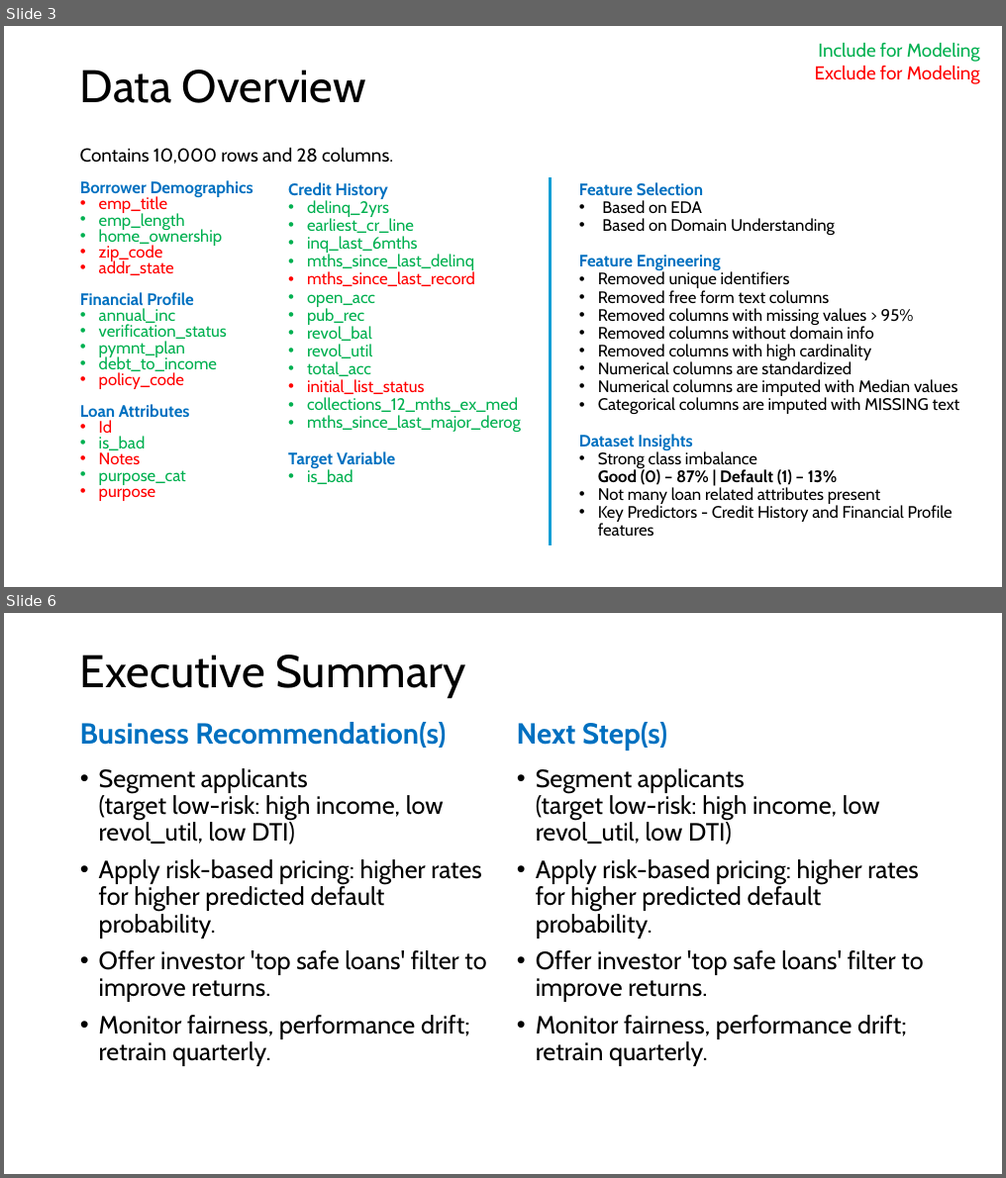
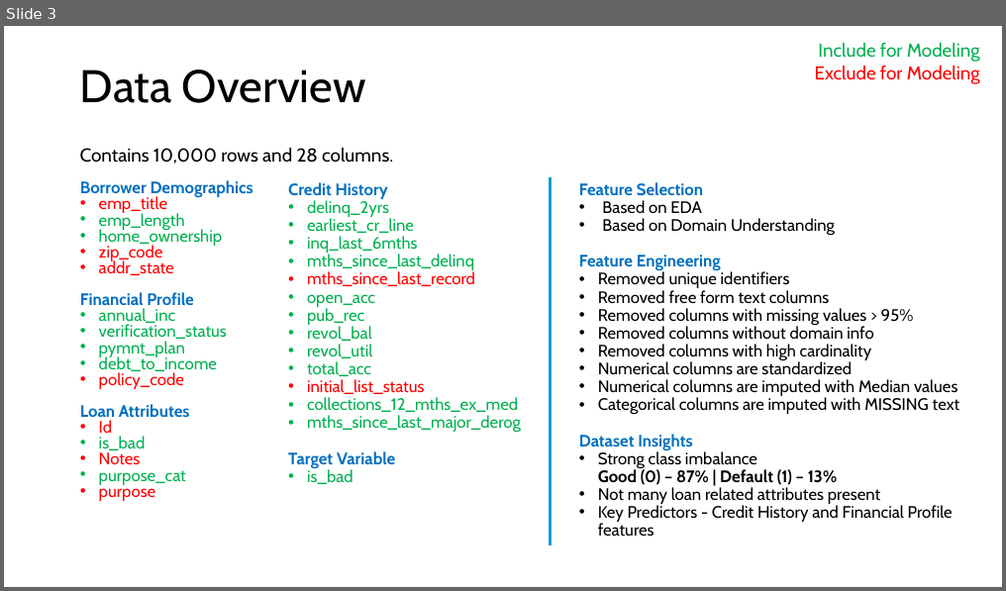
Before and after one commit to mvsundaresan/LendingClub, a slide deck: LendingClubAnalysis.pptx. Shown one above the other, each under a label of ours: slides 3 and 6 before the commit, slide 3 after it; the slides between them are not shown. The pictures are 1006x1178 and 1006x591 pixels, drawn with LibreOffice and Linux fonts; fonts in the diff are those of the drawing. Boxes give left, top, right and bottom in pixels: in the first picture for what was removed or moved away, otherwise in the second. Text is boxed around its words. In the diff, an @@ line names an element or a change of style, - is before the commit and + after.

```diff
--- a/LendingClubAnalysis.pptx
+++ b/LendingClubAnalysis.pptx
@@ slide 6 removed at box(4, 613, 1002, 1174), background #FFFFFF @@
@@ title removed at box(80, 655, 465, 698) @@
-Executive Summary
@@ text removed at box(80, 722, 446, 748) @@
-Business Recommendation(s)
@@ text removed at box(517, 722, 667, 751) @@
-Next Step(s)
@@ text removed at box(99, 768, 486, 1066) @@
-• Segment applicants
-  (target low-risk: high income, low revol_util, low DTI)
-• Apply risk-based pricing: higher rates for higher predicted default probability.
-• Offer investor 'top safe loans' filter to improve returns.
-• Monitor fairness, performance drift; retrain quarterly.
@@ text removed at box(536, 768, 923, 1066) @@
-• Segment applicants
-  (target low-risk: high income, low revol_util, low DTI)
-• Apply risk-based pricing: higher rates for higher predicted default probability.
-• Offer investor 'top safe loans' filter to improve returns.
-• Monitor fairness, performance drift; retrain quarterly.
```
Also in this commit, not shown: 3 slides changed, 2 slides added, 1 other slide removed, 1 other file.
